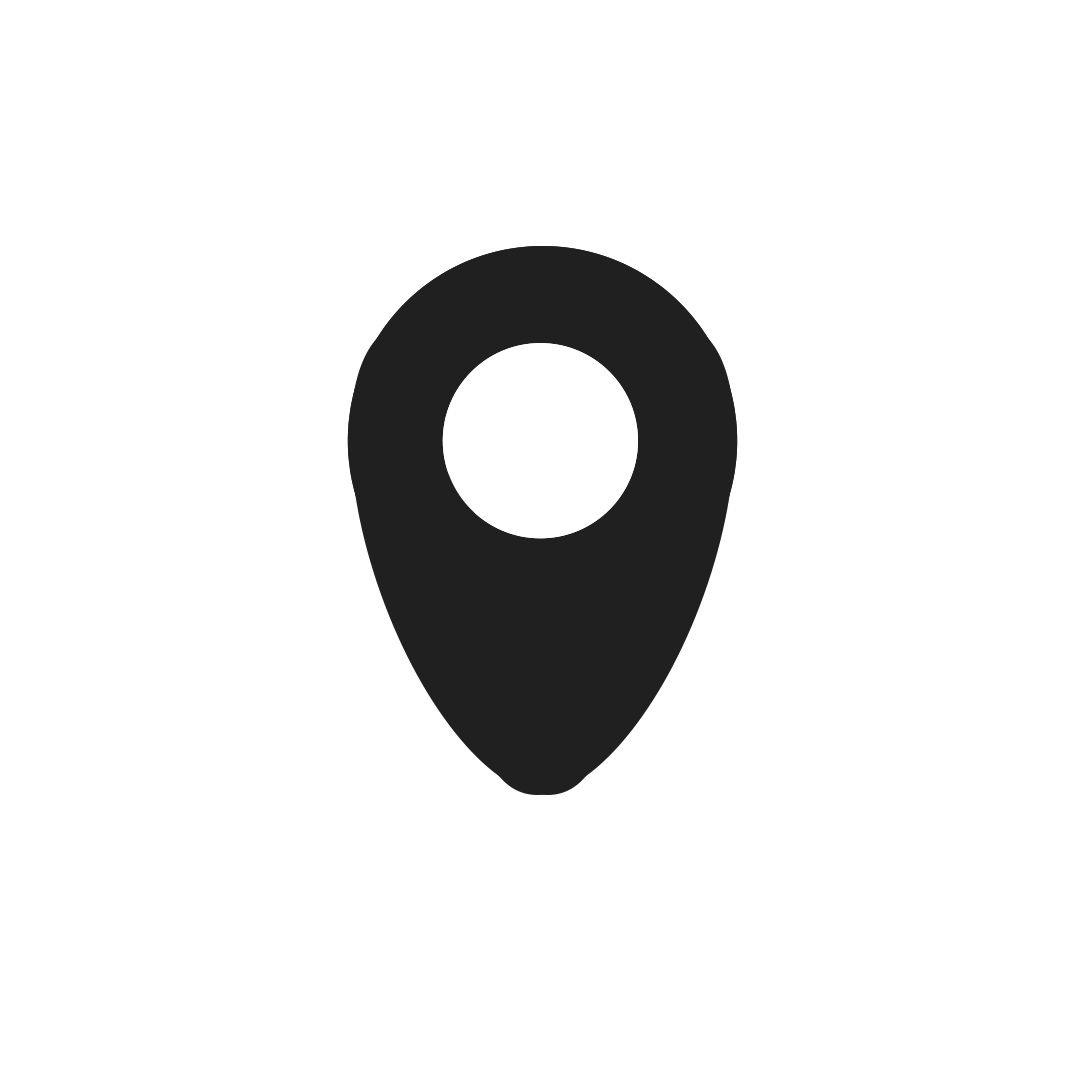
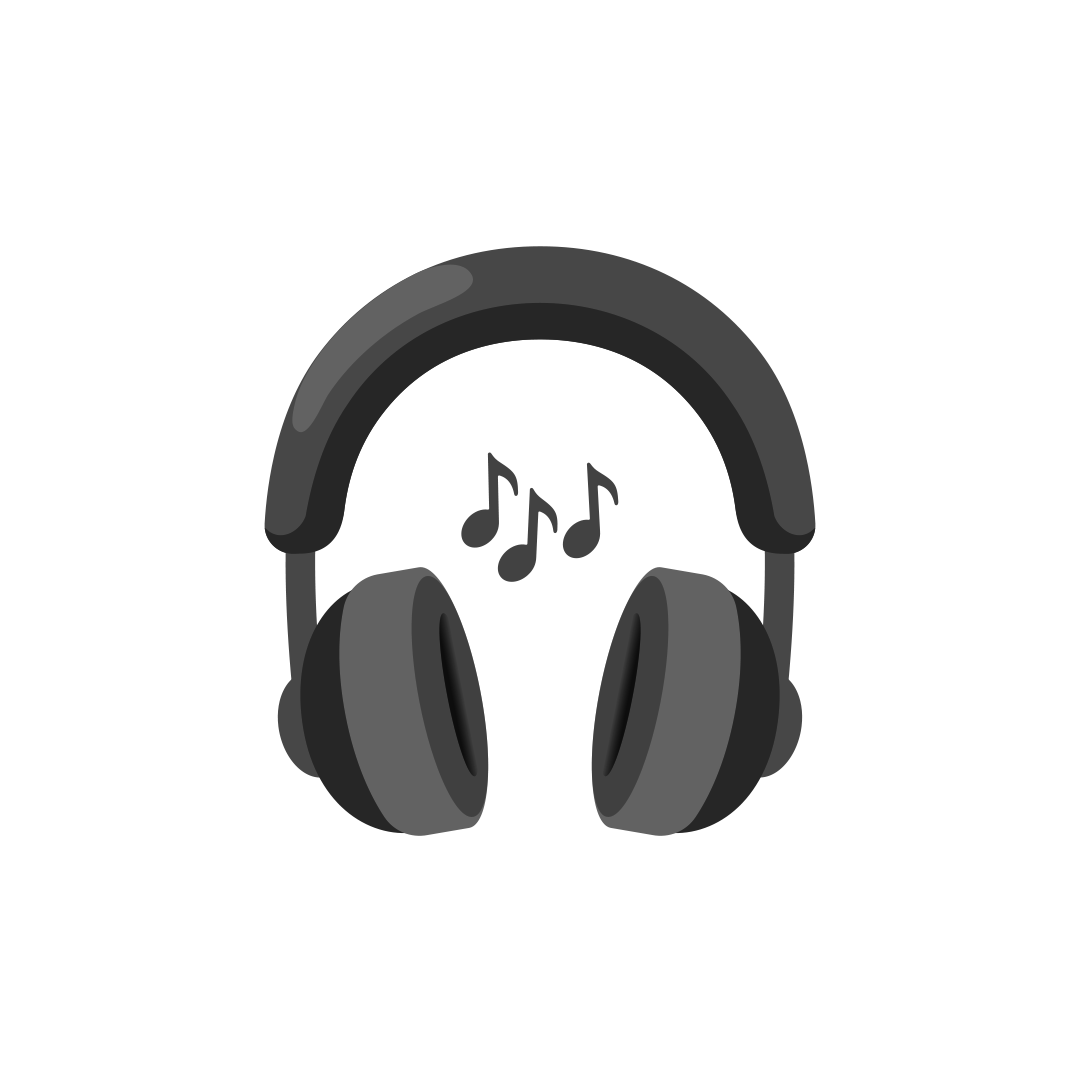
Layer changes from the first 1080×1080 image to the second:
added layer "🎶" above "Brillo/contraste 1" over <box>461,452,619,582</box>
added layer "🎧" above "123ya" over <box>264,246,816,836</box>
hid group "donde" (7 layers) over <box>333,246,752,835</box>
painted on "Grupo 1 copia" over <box>333,246,752,835</box>
